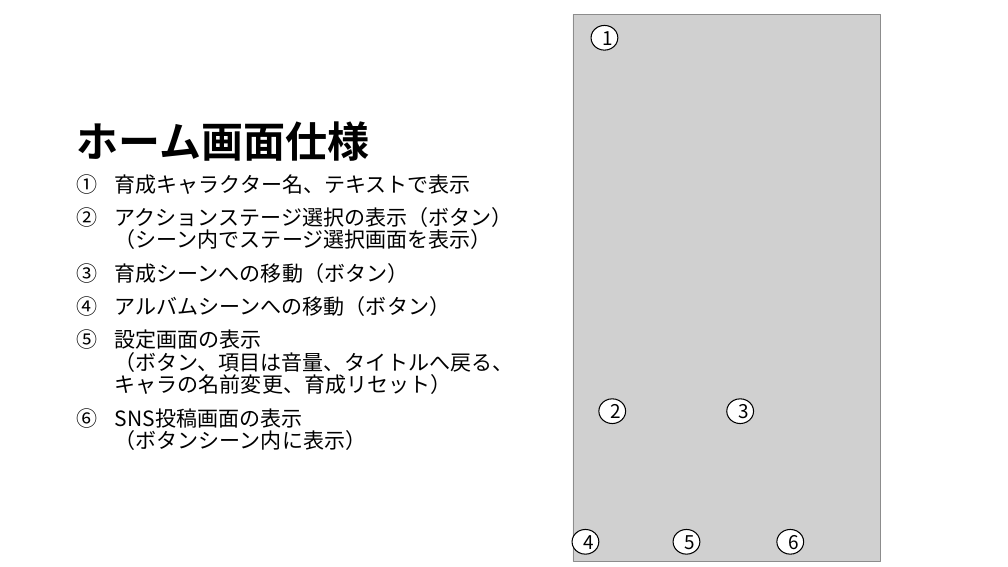
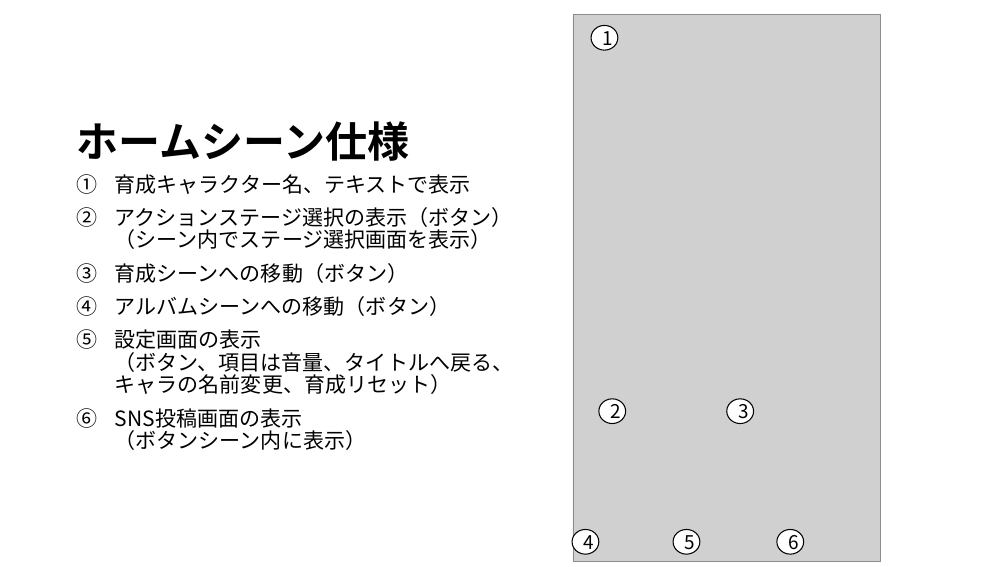
Before and after one commit to JJC-Game/StarChildren, a slide deck: slide 4 of Etc/仕様書/siyousho.pptx. Drawn at 1008x567 pixels with LibreOffice and Linux fonts; fonts in the diff are those of the drawing; grey boxes stand for pictures. Boxes give left, top, right and bottom in pixels: in the first picture for what was removed or moved away, otherwise in the second. Text is boxed around its words. In the diff, an @@ line names an element or a change of style, - is before the commit and + after.

Commit message:
仕様書更新

```diff
--- a/Etc/仕様書/siyousho.pptx
+++ b/Etc/仕様書/siyousho.pptx
@@ title at [77,121,409,161]: text changed @@
-ホーム画面仕様
+ホームシーン仕様
```
Also in this commit, not shown: 3 other slides changed, 2 slides added.
